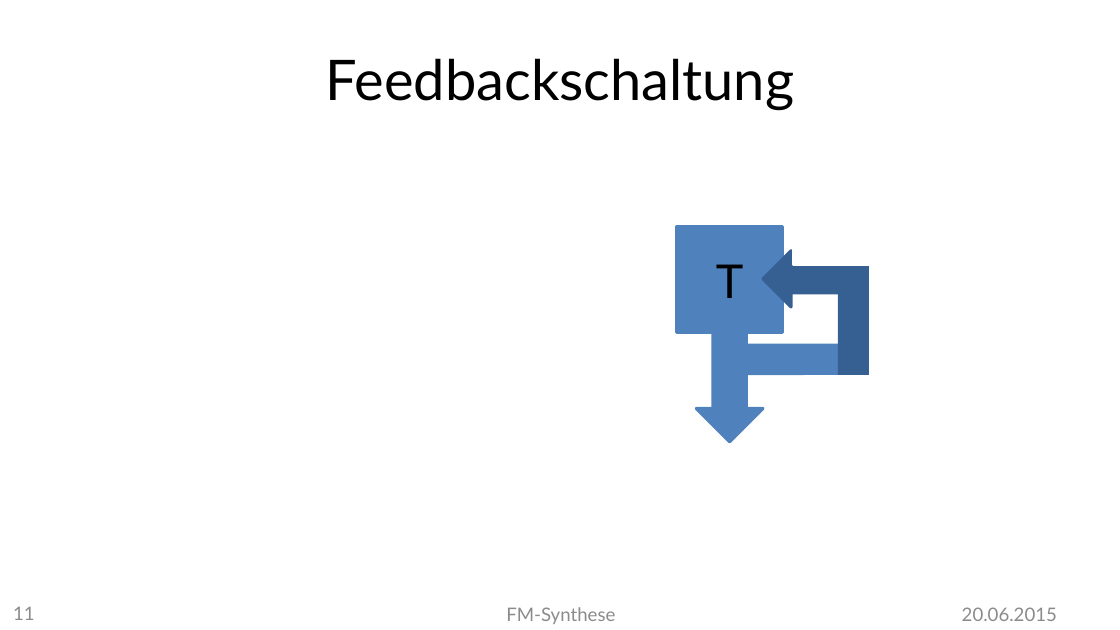
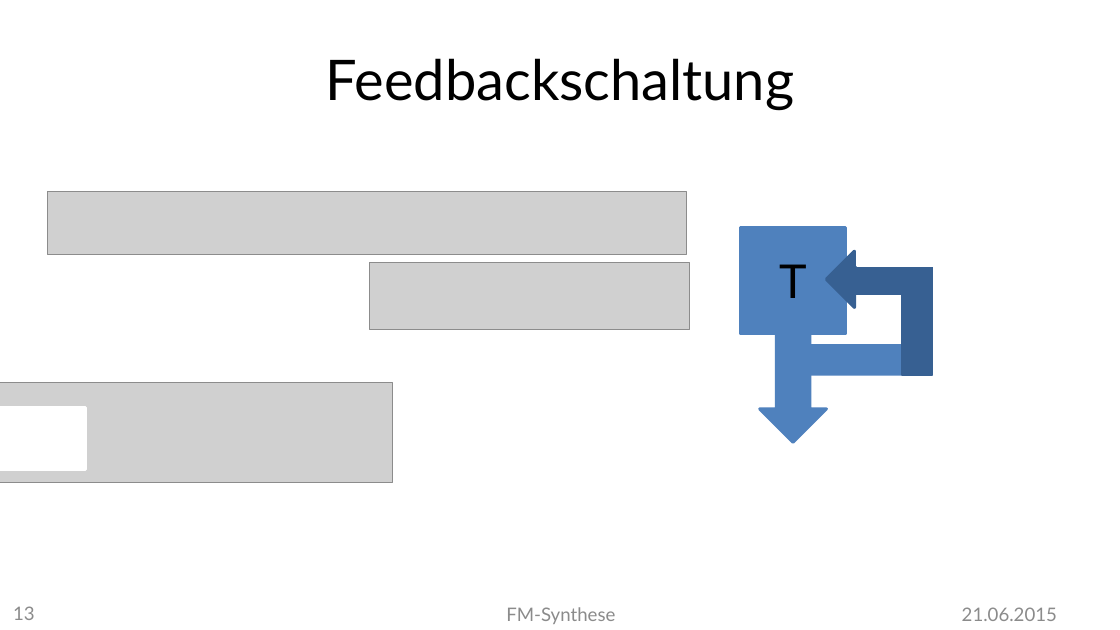
Before and after one commit to MBulli/VSeminar, a slide deck: slide 13 of Praesentation/FMSynthese-Matze.pptx (slide 11 before the commit). Drawn at 1120x630 pixels with LibreOffice and Linux fonts; fonts in the diff are those of the drawing; grey boxes stand for pictures; background and template pictures are left out. Boxes give left, top, right and bottom in pixels: in the first picture for what was removed or moved away, otherwise in the second. Text is boxed around its words. In the diff, an @@ line names an element or a change of style, - is before the commit and + after.

```diff
--- a/Praesentation/FMSynthese-Matze.pptx
+++ b/Praesentation/FMSynthese-Matze.pptx
@@ picture added at [47, 192, 685, 254] @@
@@ picture added at [370, 262, 689, 329] @@
@@ 4 rectangles, 2 right arrows, 1 down arrow: place and size @@
-4 rectangles, 2 right arrows, 1 down arrow at [676, 190, 943, 437]
+4 rectangles, 2 right arrows, 1 down arrow at [740, 192, 1006, 438]
@@ down arrow: place and size @@
-down arrow at [697, 321, 763, 441]
+down arrow at [759, 323, 825, 442]
@@ picture added at [0, 382, 392, 483] @@
@@ rectangle added at [0, 408, 86, 469], fill #FFFFFF, outline #FFFFFF 2 pt @@
@@ page number at [13, 606, 35, 620]: text changed @@
-11
+13
@@ text at [962, 607, 1057, 621]: text changed @@
-20.06.2015
+21.06.2015
```
Also in this commit, not shown: 10 other slides changed, 3 slides added, 1 other file.
